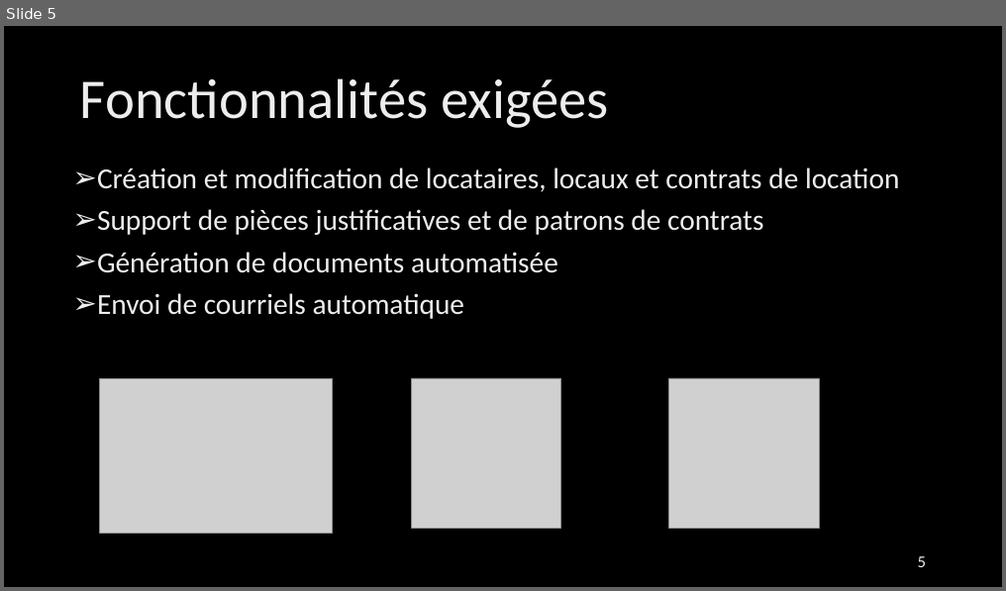
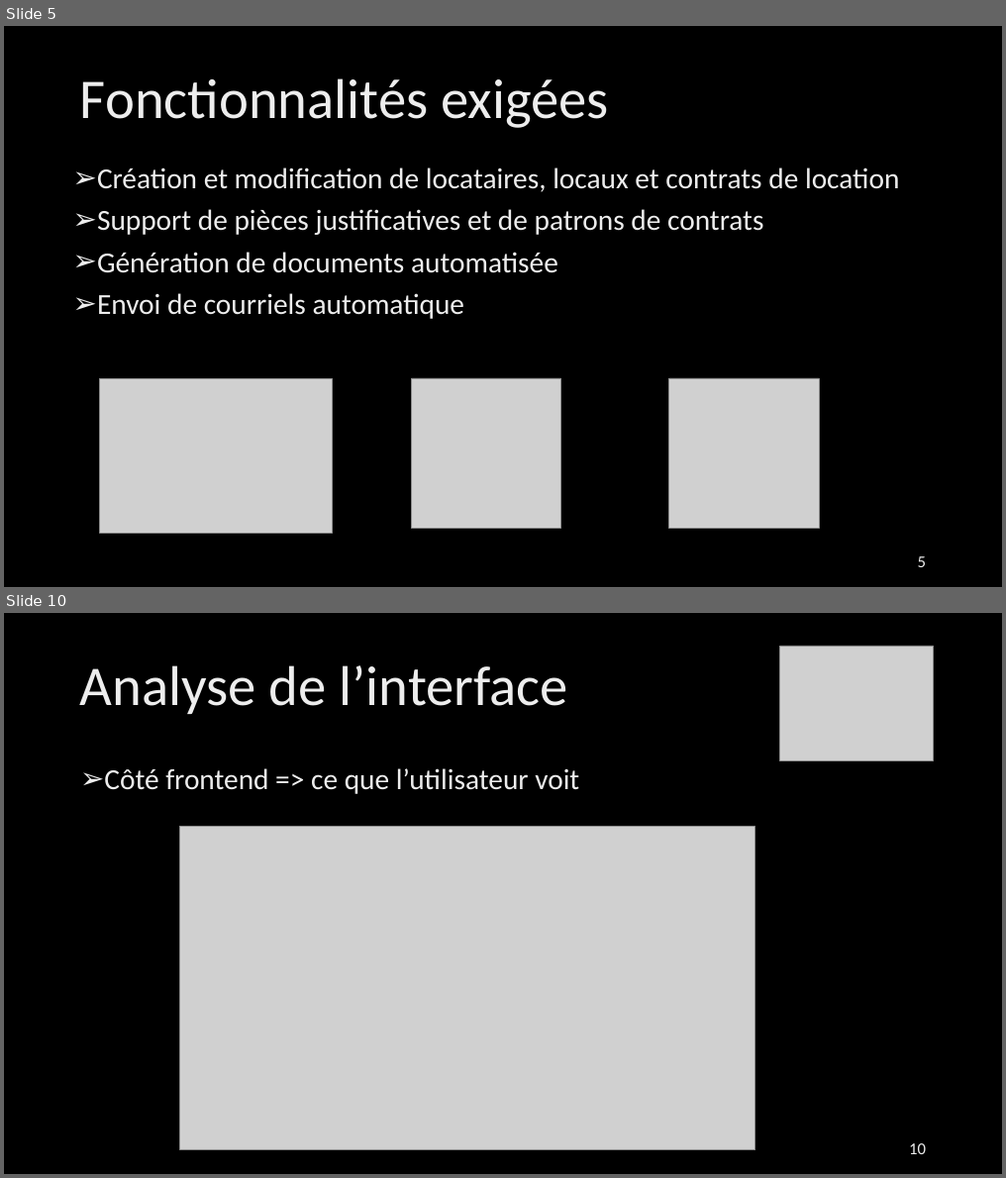
Before and after one commit to cldif/REAM, a slide deck: documents/french presentation.pptx. Shown one above the other, each under a label of ours: slide 5 before the commit, slides 5 and 10 after it; the slides between them are not shown. The pictures are 1006x591 and 1006x1178 pixels, drawn with LibreOffice and Linux fonts; fonts in the diff are those of the drawing; grey boxes stand for pictures; background and template pictures are left out. Boxes give left, top, right and bottom in pixels: in the first picture for what was removed or moved away, otherwise in the second. Text is boxed around its words. In the diff, an @@ line names an element or a change of style, - is before the commit and + after.

```diff
--- a/documents/french presentation.pptx
+++ b/documents/french presentation.pptx
@@ slide 10 added at (x1=4, y1=613, x2=1002, y2=1174), background picture (left out) @@
@@ title added at (x1=80, y1=665, x2=568, y2=714), 54 pt, text gradient #BFBFBF to #EDEDED to #FFFFFF @@
+Analyse de l’interface
@@ picture added at (x1=780, y1=646, x2=934, y2=761) @@
@@ text added at (x1=104, y1=768, x2=579, y2=794), 28 pt, text gradient #BFBFBF to #EDEDED to #FFFFFF @@
+➢ Côté frontend => ce que l’utilisateur voit
@@ picture added at (x1=180, y1=827, x2=755, y2=1150) @@
@@ page number added at (x1=909, y1=1144, x2=926, y2=1155), 16 pt, text gradient #9E9E9E to #EDEDED to #FFFFFF @@
+10
```
Also in this commit, not shown: 1 slide changed, 8 other slides added.
